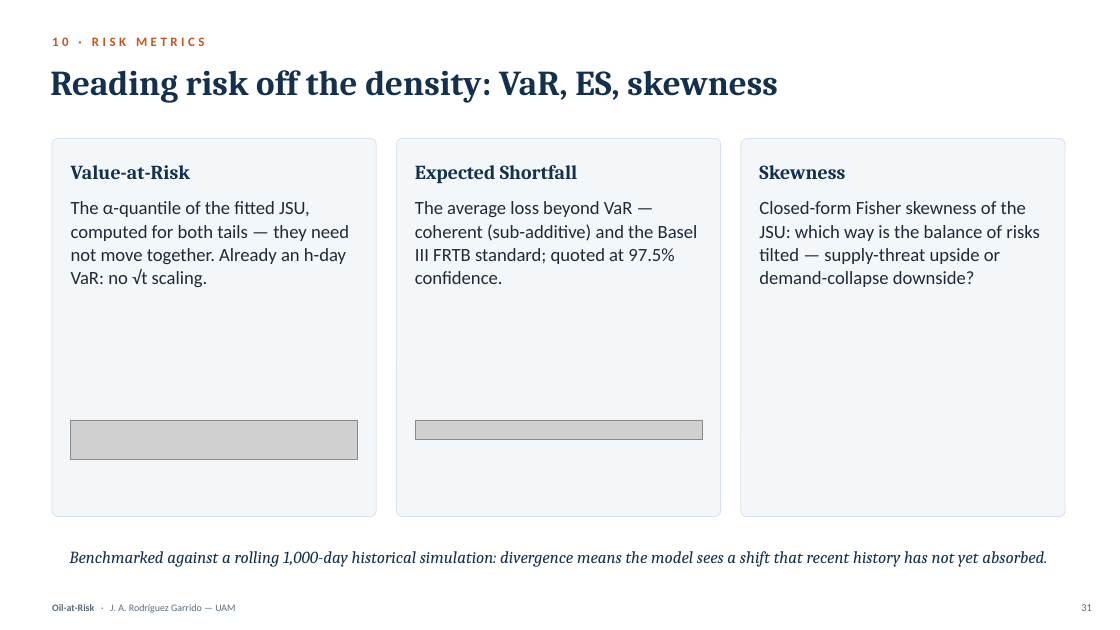
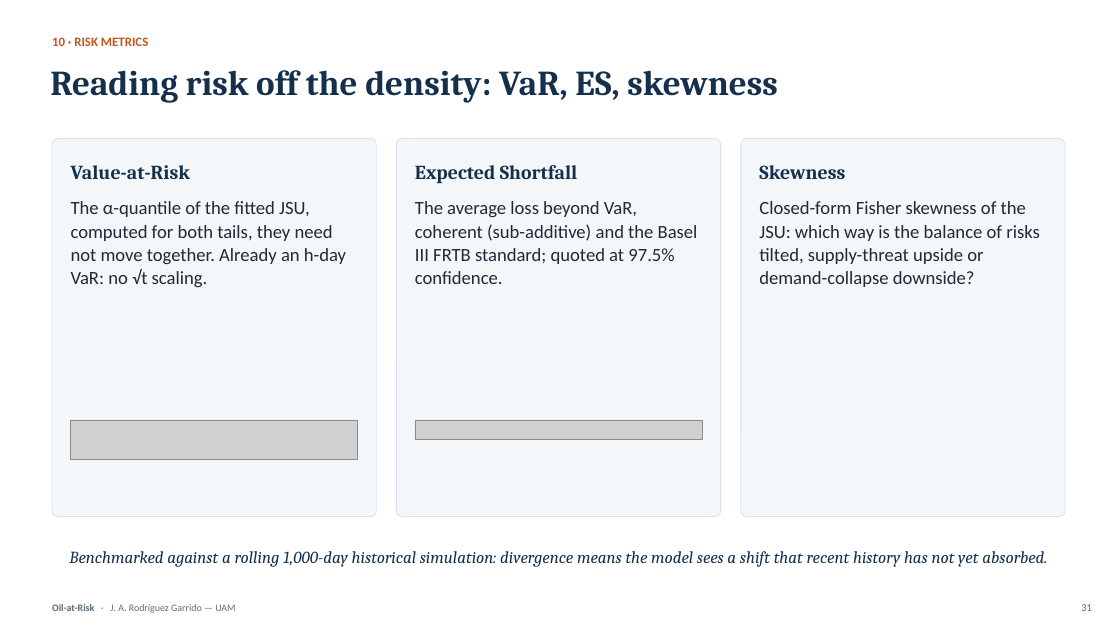
Before and after one commit to Alejandro-bot-one/Oil-at-Risk, a slide deck: slide 30 of deliverable/presentation/Oil-at-Risk_Defense.pptx (slide 31 before the commit). Drawn at 1120x630 pixels with LibreOffice and Linux fonts; fonts in the diff are those of the drawing; grey boxes stand for pictures. Boxes give left, top, right and bottom in pixels: in the first picture for what was removed or moved away, otherwise in the second. Text is boxed around its words. In the diff, an @@ line names an element or a change of style, - is before the commit and + after.

```diff
--- a/deliverable/presentation/Oil-at-Risk_Defense.pptx
+++ b/deliverable/presentation/Oil-at-Risk_Defense.pptx
@@ text "10 · RISK METRICS" at bbox=[52, 37, 148, 46]: letter spacing 3 to 0 pt @@
@@ text at bbox=[71, 201, 346, 287]: text changed @@
-The α-quantile of the fitted JSU, computed for both tails — they need not move together. Already an h-day VaR: no √t scaling.
+The α-quantile of the fitted JSU, computed for both tails, they need not move together. Already an h-day VaR: no √t scaling.
@@ text at bbox=[415, 201, 698, 284]: text changed @@
-The average loss beyond VaR — coherent (sub-additive) and the Basel III FRTB standard; quoted at 97.5% confidence.
+The average loss beyond VaR, coherent (sub-additive) and the Basel III FRTB standard; quoted at 97.5% confidence.
@@ text at bbox=[759, 201, 1040, 287]: text changed @@
-Closed-form Fisher skewness of the JSU: which way is the balance of risks tilted — supply-threat upside or demand-collapse downside?
+Closed-form Fisher skewness of the JSU: which way is the balance of risks tilted, supply-threat upside or demand-collapse downside?
```
Also in this commit, not shown: 63 other slides changed, 5 slides added, 1 slide removed, 10 other files.
